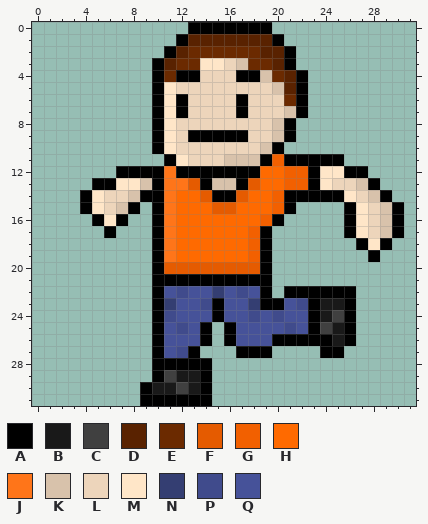
A pixel-art sprite gets an edit: First Game.gmx/sprites/images/spr_player_falling_still_left_0.png. Above is the file before it was changed.
The file is 32x32 pixels.
Palette (. is transparent): A #000000  B #191919  C #404040  D #592200  E #6b2a00  F #e55b00  G #f26000  H #ff6a00  J #ff7519  K #d8c2ab  L #edd5bb  M #ffe6c8  N #343e72  P #404b8c  Q #465299
Pixels before, first column x 4:
 0 .........AAAAAAA...........
 1 ........ADDDDDDDA..........
 2 .......ADEEEEEEDDA.........
 3 ......ADEEMMLKEEDA.........
 4 ......AEAALLLAAKEDA........
 5 ......AMLLLLLLLLKDA........
 6 ......AMALLLLALLLEA........
 7 ......AMALLLLALLLKA........
 8 ......AMLLLLLLLLKA.........
 9 ......AMLAAAAALLKA.........
10 ......AMLLLLLLLKA..........
11 .......AMLLLKKKAGAAAAA.....
12 ...AAAAJAAAAAAAHHGGAMMAA...
13 .AAMMKAJJFAKKAFHHGGAMLLKA..
14 AMLLKAAJHHFAAFHHGAAAAAMLKA.
15 AMLKA.AJHHHFFHHHGA....AMLKA
16 .AMA..AJHHHHHHHGA.....AMLKA
17 ..A...AJHHHHHHGA......AMLKA
18 ......AJHHHHHHGA.......AMA.
19 ......AJHHHHHHGA........A..
20 ......AFFFFFFFFA...........
21 ......AAAAAAAAAA...........
22 ......AQPQQNQPQA.AAAAAA....
23 ......ANQQPAQQNAAQPABBA....
24 ......APQQQAQQPQPQQABCA....
25 ......AQPQA.AQQQQPQACBA....
26 ......AQQQA.AQQQAAAAABA....
27 ......AQPA...AAA....AA.....
28 ......AAAAA................
29 ......ACBBA................
30 .....ABBCBA................
31 .....AAAAAA................
The same view after the edit:
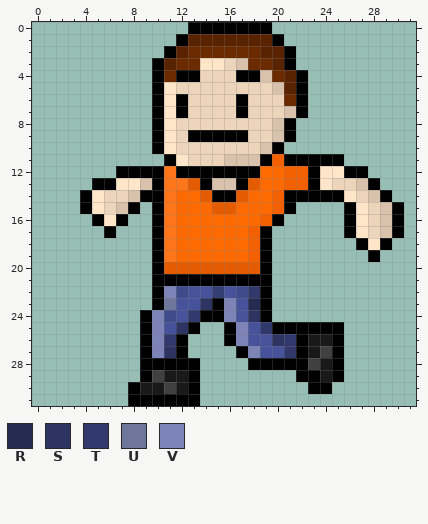
Colours new in this view: R #242b50  S #2d3462  T #31396c  U #6f769b  V #7c84b7
What changed:
Changed rows in their new state; - is an unchanged pixel.
first column x 8:
22 ---V------T--......
23 ---U--S-V-R-.......
24 -AV--TA-V-SA.......
25 -AV-SA.--V-TAAA-AA.
26 -AVTA..--V--ST-BBA.
27 -AVSA.----VQQTABC--
28 -A----.---AAAAACBA-
29 -ACB-A.-------AABA-
30 AB-CBA.--------AA--
31 A-----.------------
Boxes around the changes in both pictures, in picture pixels (x1, y1, x2, y2):
changed: (128, 286, 356, 406)
